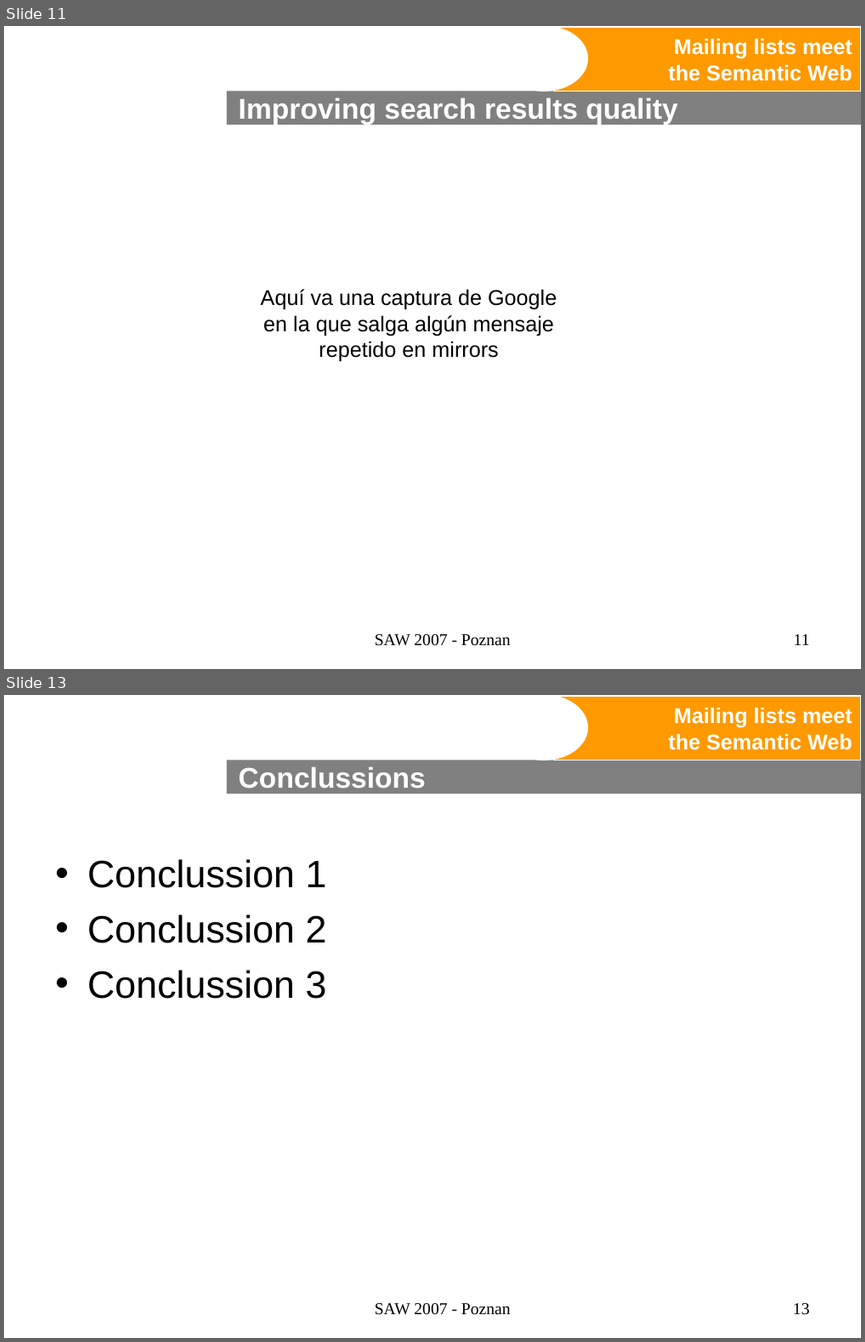
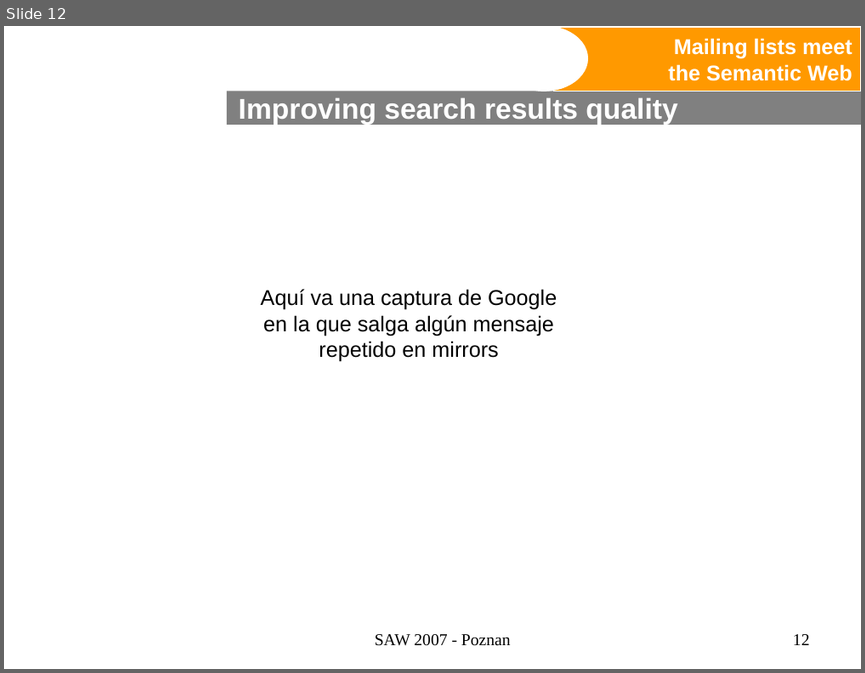
Before and after one commit to BackupTheBerlios/swaml-svn, a slide deck: trunk/doc/talks/20070427-saw2007/swaml.ppt. Shown one above the other, each under a label of ours: slides 11 and 13 before the commit, slide 12 after it; the slides between them are not shown. The pictures are 865x1342 and 865x673 pixels, drawn with LibreOffice and Linux fonts; fonts in the diff are those of the drawing; background and template pictures are left out. Boxes give left, top, right and bottom in pixels: in the first picture for what was removed or moved away, otherwise in the second. Text is boxed around its words. In the diff, an @@ line names an element or a change of style, - is before the commit and + after.

```diff
--- a/trunk/doc/talks/20070427-saw2007/swaml.ppt
+++ b/trunk/doc/talks/20070427-saw2007/swaml.ppt
@@ slide 13 removed at (x1=4, y1=695, x2=861, y2=1338), background #FFFFFF; not listed: 3 template elements that a slide beside it also shows @@
@@ title removed at (x1=239, y1=766, x2=426, y2=788) @@
-Conclussions
@@ text removed at (x1=87, y1=859, x2=327, y2=998) @@
-• Conclussion 1
-• Conclussion 2
-• Conclussion 3
@@ text removed at (x1=375, y1=1303, x2=511, y2=1315) @@
-SAW 2007 - Poznan
@@ page number removed at (x1=793, y1=1303, x2=810, y2=1315) @@
-13
@@ what was slide 11 is now slide 12 @@
@@ page number at (x1=793, y1=634, x2=810, y2=645): text changed @@
-11
+12
```
Also in this commit, not shown: 7 slides changed, 3 slides added, 1 other slide removed, 1 other file.
